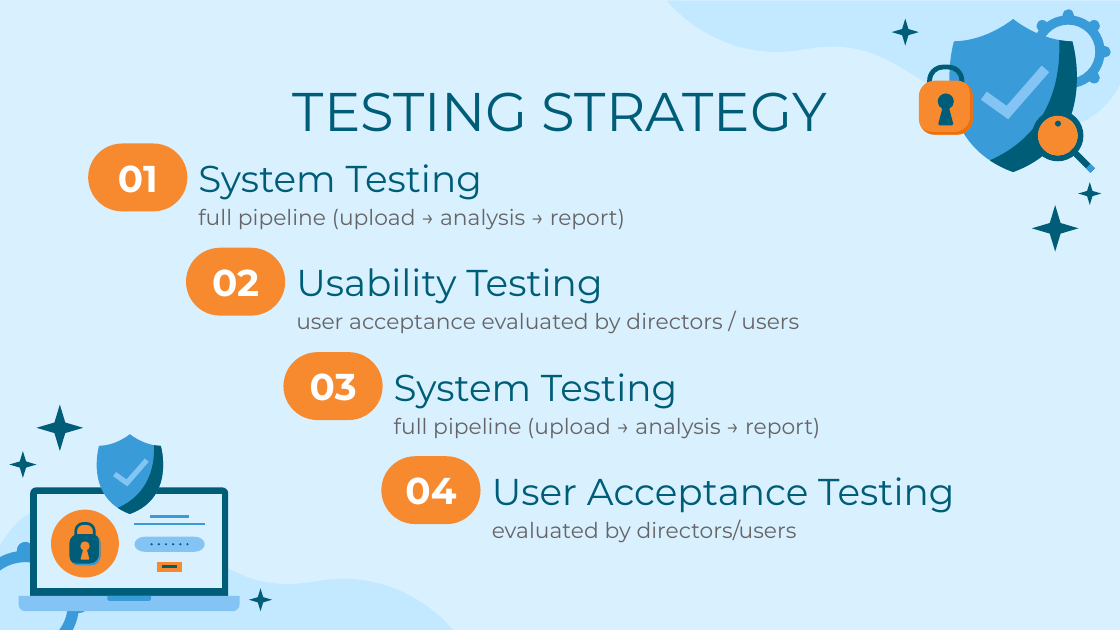
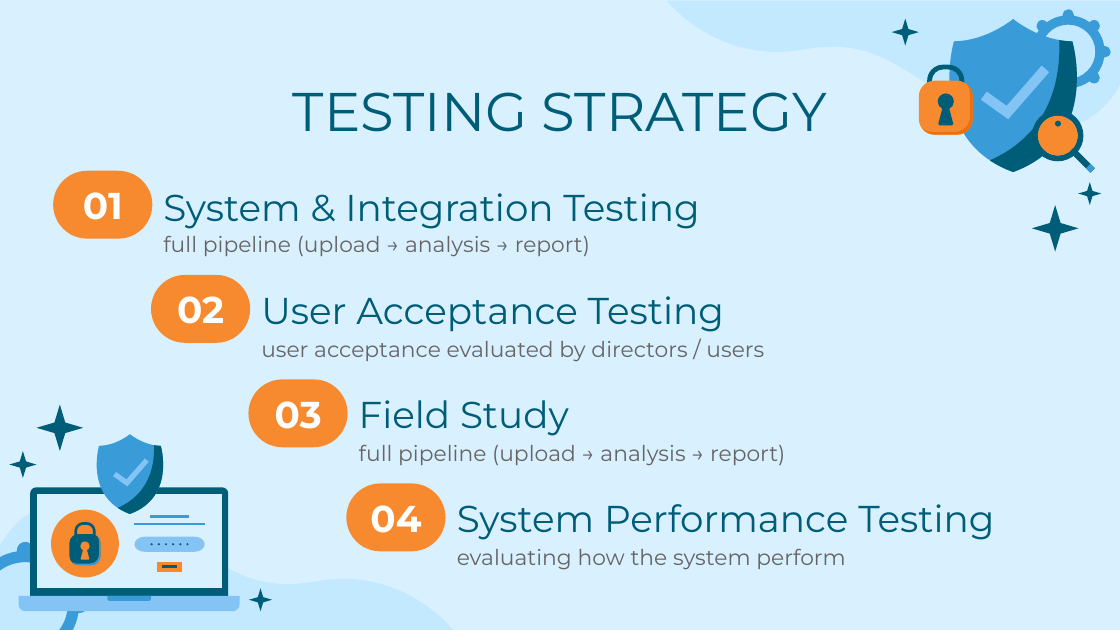
Before and after one commit to MiraPhilip12/Graduation_Project_ESLSCA, a slide deck: slide 3 of Milestone 5/Testing and Evaluation.pptx. Drawn at 1120x630 pixels with LibreOffice and Linux fonts; fonts in the diff are those of the drawing. Boxes give left, top, right and bottom in pixels: in the first picture for what was removed or moved away, otherwise in the second. Text is boxed around its words. In the diff, an @@ line names an element or a change of style, - is before the commit and + after.

```diff
--- a/Milestone 5/Testing and Evaluation.pptx
+++ b/Milestone 5/Testing and Evaluation.pptx
@@ 2 subtitles, 1 rounded rectangle: place and size @@
-2 subtitles, 1 rounded rectangle at [88,143,799,333]
+2 subtitles, 1 rounded rectangle at [53,170,764,361]
@@ title at [163,193,699,229]: text changed @@
-System Testing
+System & Integration Testing
@@ title at [261,296,724,332]: text changed @@
-Usability Testing
+User Acceptance Testing
@@ title at [359,400,569,436]: text changed @@
-System Testing
+Field Study
@@ 4 titles, 3 rounded rectangles, 1 subtitle: place and size @@
-4 titles, 3 rounded rectangles, 1 subtitle at [118,165,820,524]
+4 titles, 3 rounded rectangles, 1 subtitle at [83,192,785,552]
@@ title at [457,504,994,540]: text changed @@
-User Acceptance Testing
+System Performance Testing
@@ subtitle at [457,549,845,570]: text changed @@
-evaluated by directors/users
+evaluating how the system perform
```
Also in this commit, not shown: 1 other slide changed, 7 slides added, 4 slides removed, 2 other files.
